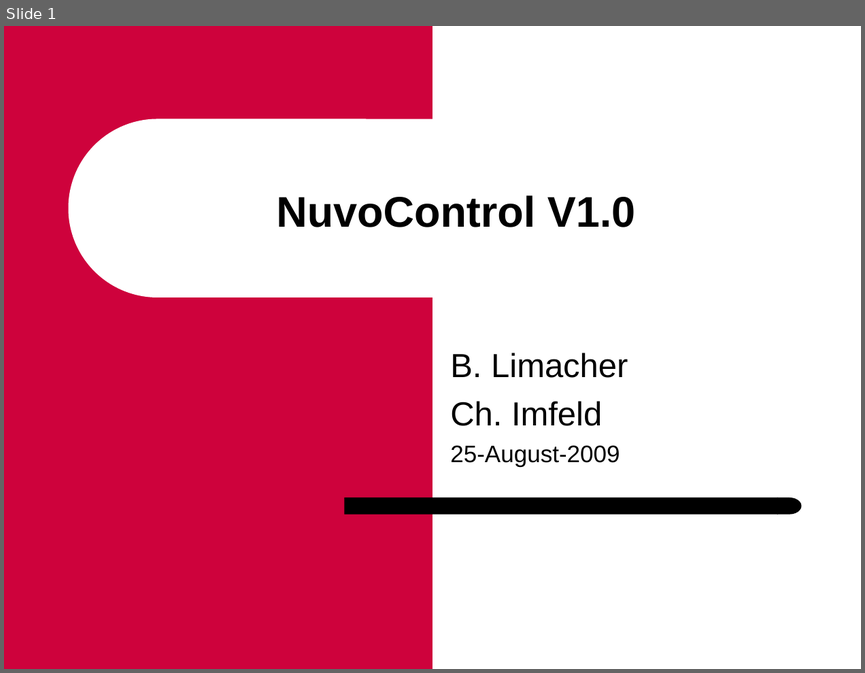
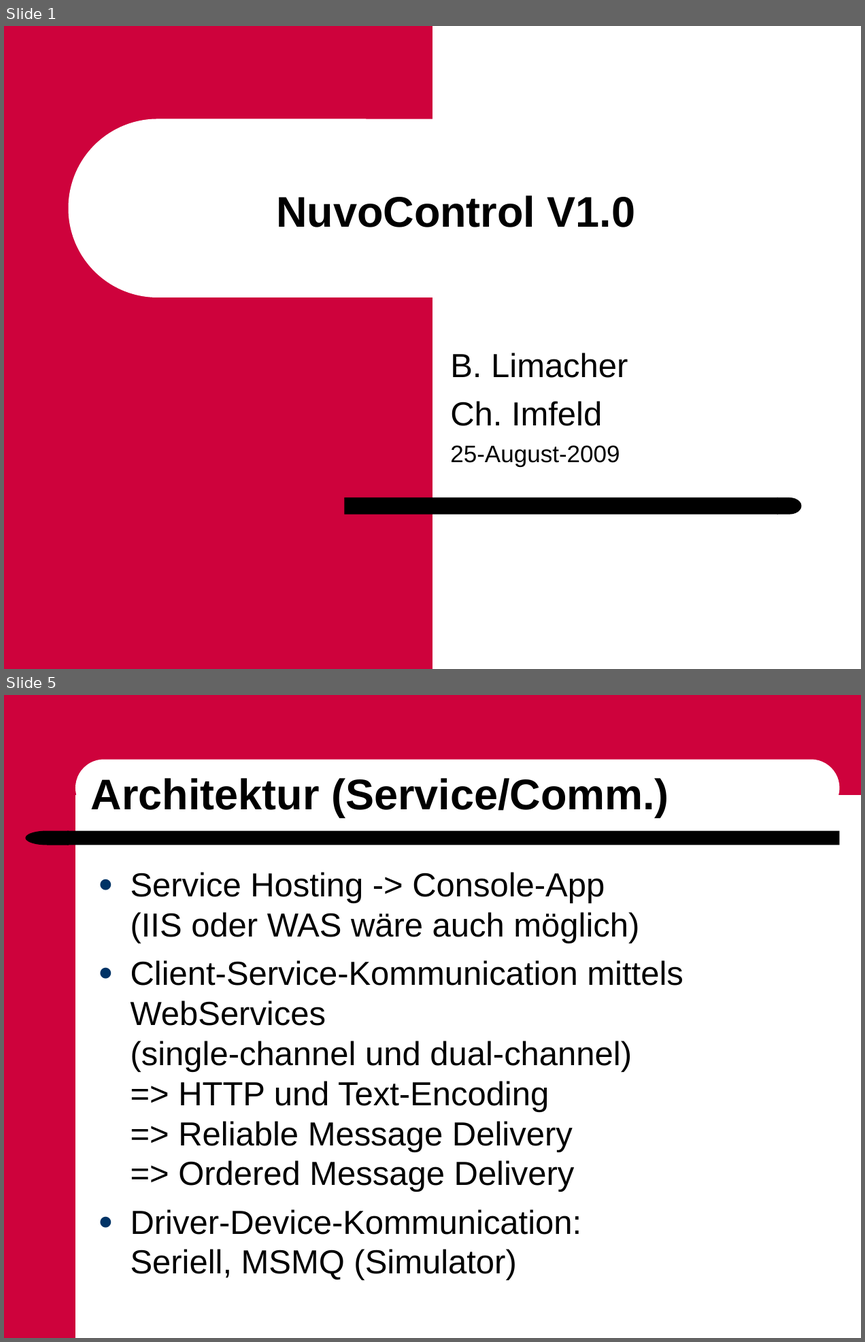
Before and after one commit to ImfeldC/NuvoControl, a slide deck: UserDocumentation/NuvoContro_7100_ProjektPräsentation.ppt. Shown one above the other, each under a label of ours: slide 1 before the commit, slides 1 and 5 after it; the slides between them are not shown. The pictures are 865x673 and 865x1342 pixels, drawn with LibreOffice and Linux fonts; fonts in the diff are those of the drawing; background and template pictures are left out. Boxes give left, top, right and bottom in pixels: in the first picture for what was removed or moved away, otherwise in the second. Text is boxed around its words. In the diff, an @@ line names an element or a change of style, - is before the commit and + after.

```diff
--- a/UserDocumentation/NuvoContro_7100_ProjektPräsentation.ppt
+++ b/UserDocumentation/NuvoContro_7100_ProjektPräsentation.ppt
@@ slide 5 added at box(4, 695, 861, 1338), background #FFFFFF @@
@@ rectangle added at box(4, 695, 75, 1338), fill #CE023C @@
@@ rectangle added at box(68, 695, 861, 795), fill #CE023C @@
@@ rounded rectangle added at box(75, 759, 839, 817), fill #FFFFFF @@
@@ title added at box(91, 778, 669, 817), 36 pt, text #000000, bold @@
+Architektur (Service/Comm.)
@@ flow chart delay added at box(26, 830, 69, 845), fill #000000 @@
@@ rounded rectangle added at box(67, 830, 839, 845), fill #000000 @@
@@ text added at box(130, 872, 683, 1280), 28 pt, text #000000 @@
+● Service Hosting -> Console-App
+  (IIS oder WAS wäre auch möglich)
+● Client-Service-Kommunication mittels WebServices
+  (single-channel und dual-channel)
+  => HTTP und Text-Encoding
+  => Reliable Message Delivery
+  => Ordered Message Delivery
+● Driver-Device-Kommunication:
+  Seriell, MSMQ (Simulator)
```
Also in this commit, not shown: 5 other slides added, 1 slide removed.
